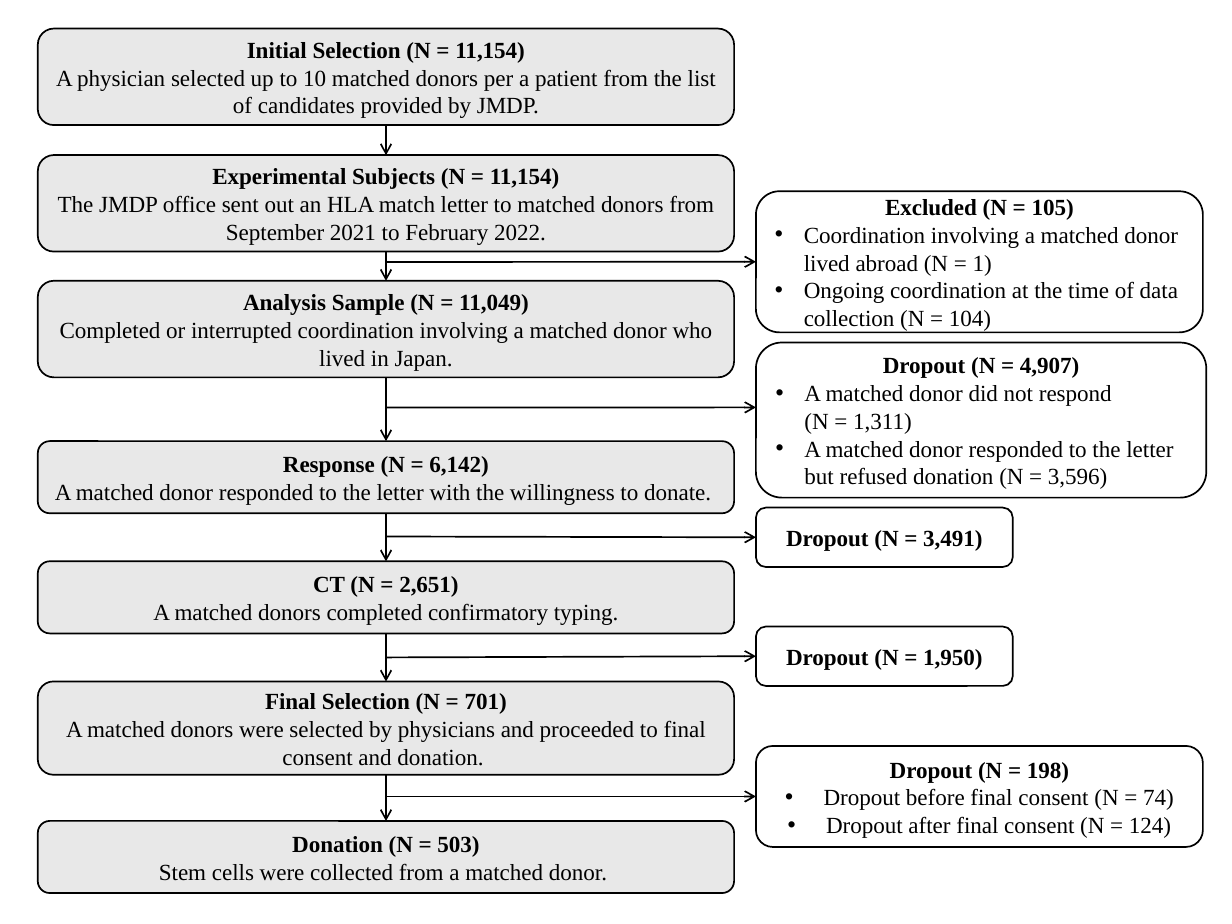
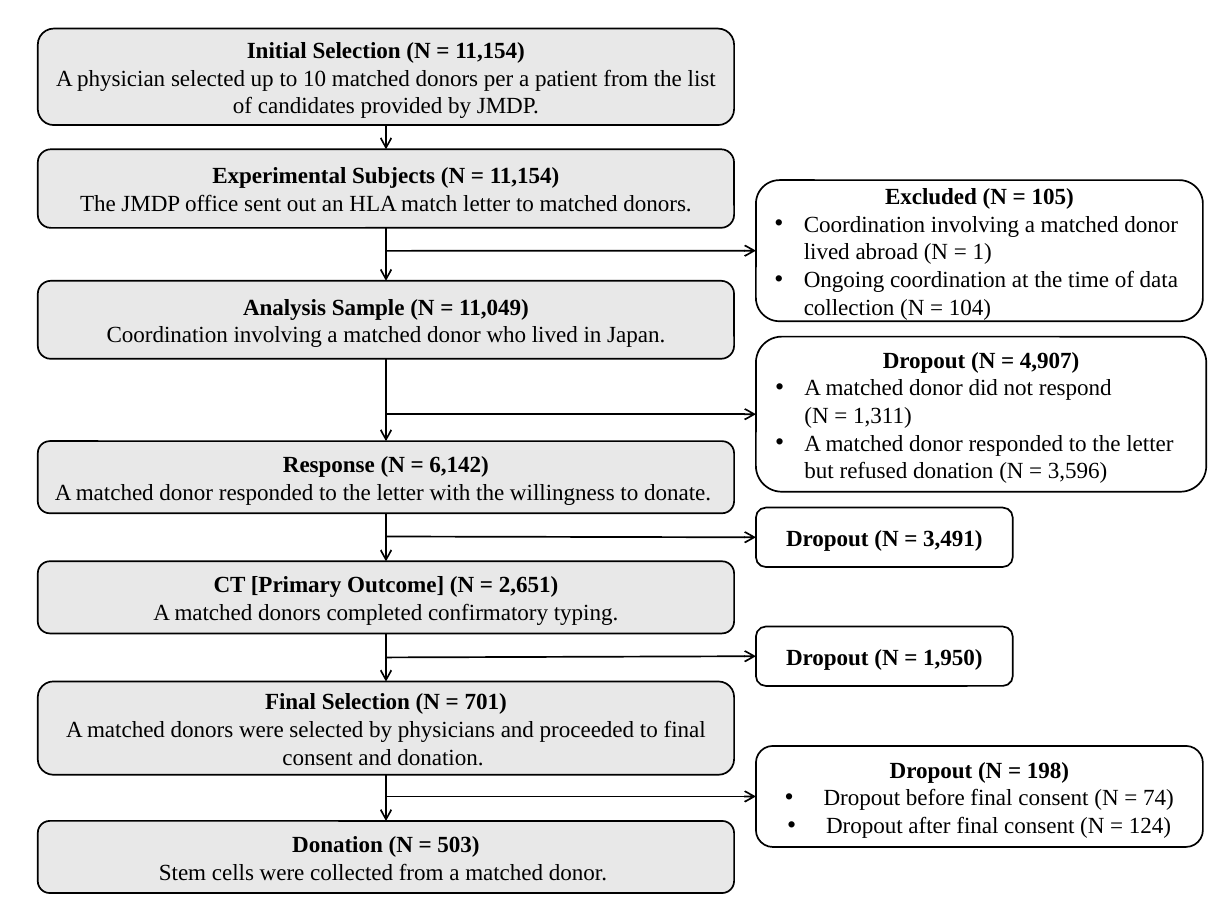
Before and after one commit to JMDP-behavioral-economics/RCT-Nudge, a slide deck: slide 1 of image/flowchart.pptx. Drawn at 1232x924 pixels with LibreOffice and Linux fonts; fonts in the diff are those of the drawing. Boxes give left, top, right and bottom in pixels: in the first picture for what was removed or moved away, otherwise in the second. Text is boxed around its words. In the diff, an @@ line names an element or a change of style, - is before the commit and + after.

```diff
--- a/image/flowchart.pptx
+++ b/image/flowchart.pptx
@@ rounded rectangle "Experimental Subjects (N = 11,154)": place and size @@
-rounded rectangle "Experimental Subjects (N = 11,154)" at (38,155,734,251)
+rounded rectangle "Experimental Subjects (N = 11,154)" at (38,149,734,228)
@@ arrow moved from (386, 126) - (386, 155) to (386, 126) - (386, 149) @@
@@ text in rounded rectangle at (80,194,691,212): text changed @@
-The JMDP office sent out an HLA match letter to matched donors from September 2021 to February 2022.
+The JMDP office sent out an HLA match letter to matched donors.
@@ rounded rectangle "Excluded (N = 105)": place and size @@
-rounded rectangle "Excluded (N = 105)" at (756,191,1204,333)
+rounded rectangle "Excluded (N = 105)" at (756,180,1204,322)
@@ arrow moved from (386, 251) - (386, 281) to (386, 228) - (386, 281) @@
@@ arrow moved from (386, 262) - (756, 262) to (386, 251) - (756, 250) @@
@@ rounded rectangle "Analysis Sample (N = 11,049)": place and size @@
-rounded rectangle "Analysis Sample (N = 11,049)" at (38,281,734,377)
+rounded rectangle "Analysis Sample (N = 11,049)" at (38,281,734,359)
@@ text in rounded rectangle at (107,326,665,347): text changed @@
-Completed or interrupted coordination involving a matched donor who lived in Japan.
+Coordination involving a matched donor who lived in Japan.
@@ arrow moved from (386, 377) - (386, 441) to (386, 359) - (386, 441) @@
@@ rounded rectangle "Dropout (N = 4,907)": place and size @@
-rounded rectangle "Dropout (N = 4,907)" at (756,342,1207,498)
+rounded rectangle "Dropout (N = 4,907)" at (756,336,1207,492)
@@ arrow moved from (386, 408) - (756, 408) to (386, 414) - (756, 414) @@
@@ text in rounded rectangle at (214,576,558,597): text changed @@
-CT (N = 2,651)
+CT [Primary Outcome] (N = 2,651)
```
Also in this commit, not shown: 6 other files.
